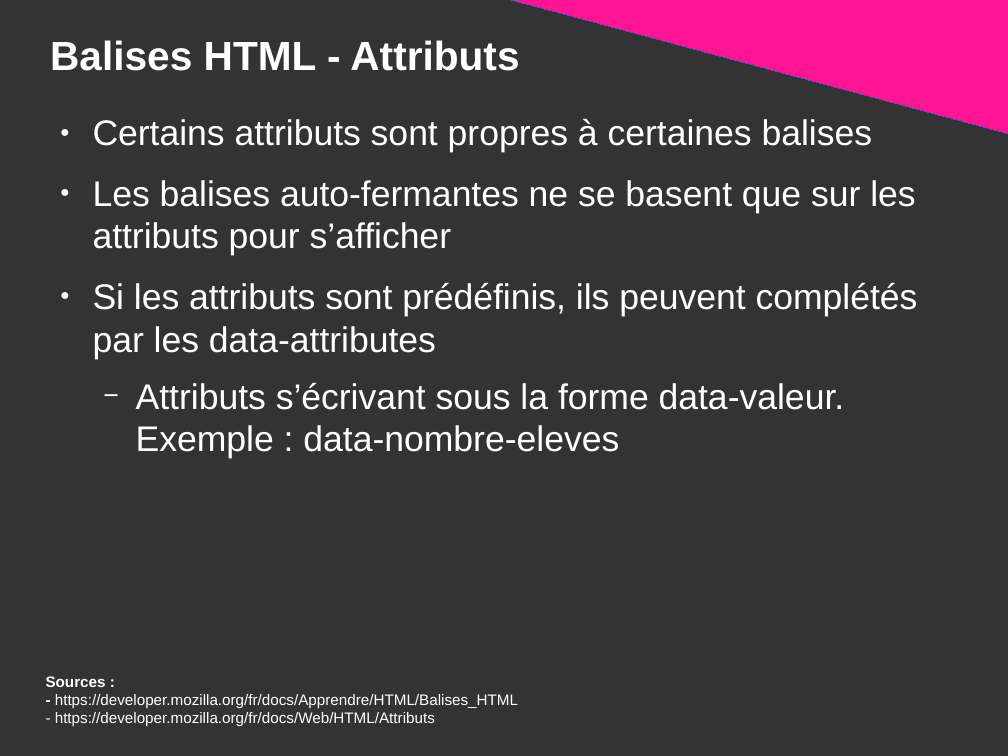
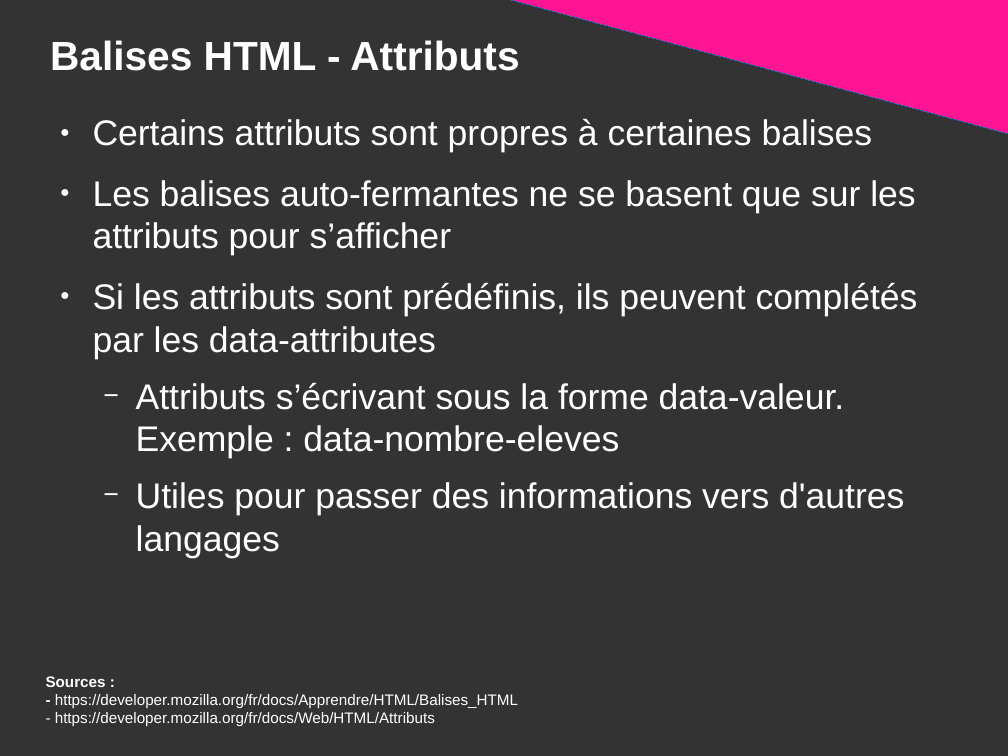
Before and after one commit to DanYellow/presentations, a slide deck: slide 41 of mmi/html/travaux-pratiques/numero-1/presentation.odp. Drawn at 1008x756 pixels with LibreOffice and Linux fonts; fonts in the diff are those of the drawing. Boxes give left, top, right and bottom in pixels: in the first picture for what was removed or moved away, otherwise in the second. Text is boxed around its words. In the diff, an @@ line names an element or a change of style, - is before the commit and + after.

```diff
--- a/mmi/html/travaux-pratiques/numero-1/presentation.odp
+++ b/mmi/html/travaux-pratiques/numero-1/presentation.odp
@@ text at (136, 482, 904, 558): paragraph added @@
+  − Utiles pour passer des informations vers d'autres langages
```
Also in this commit, not shown: 3 other slides changed, 3 other files.
